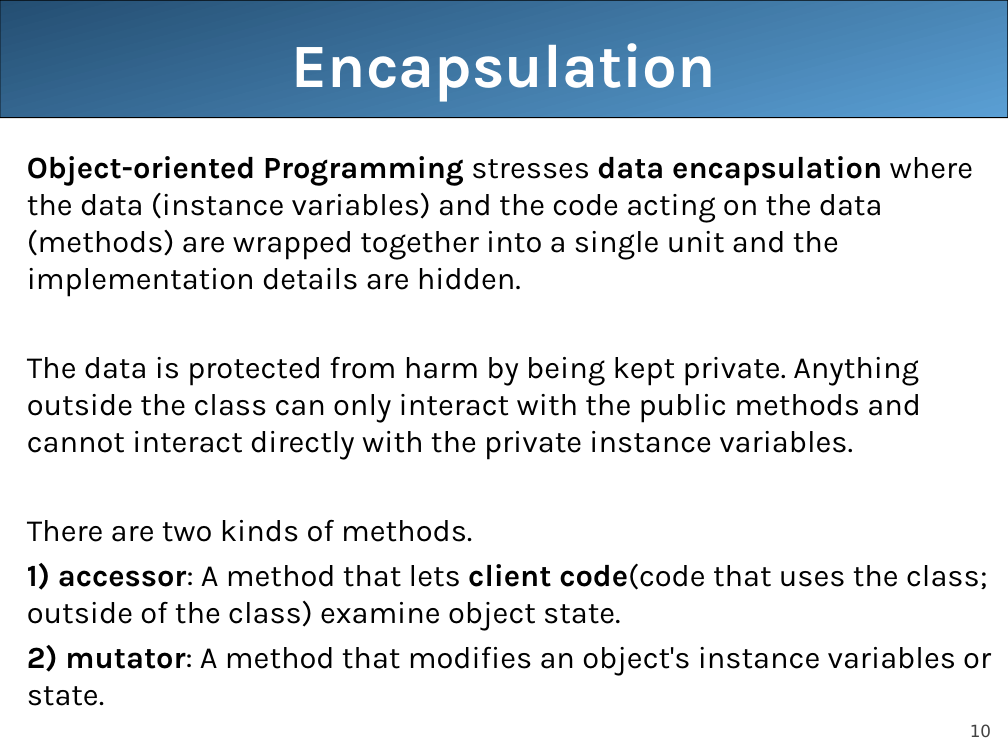
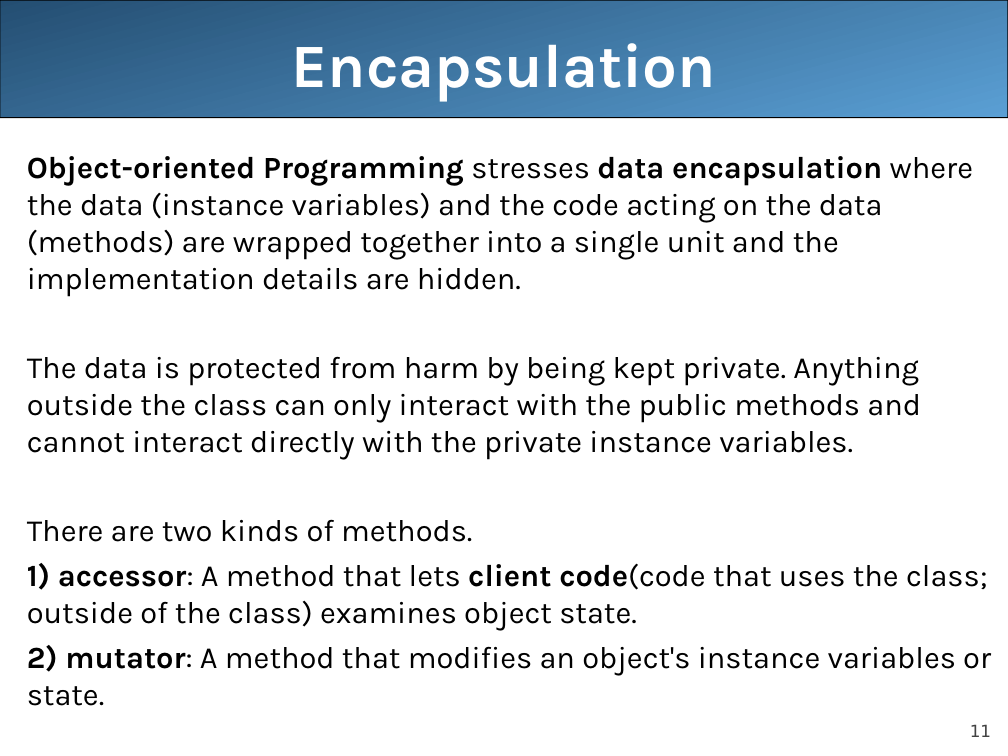
Before and after one commit to LongBaoNguyen/longbaonguyen.github.io, a slide deck: slide 11 of courses/apcsa/lecture13.ppt (slide 10 before the commit). Drawn at 1008x756 pixels with LibreOffice and Linux fonts; fonts in the diff are those of the drawing. Boxes give left, top, right and bottom in pixels: in the first picture for what was removed or moved away, otherwise in the second. Text is boxed around its words. In the diff, an @@ line names an element or a change of style, - is before the commit and + after.

```diff
--- a/courses/apcsa/lecture13.ppt
+++ b/courses/apcsa/lecture13.ppt
@@ text at bbox=[27, 563, 988, 631]: text changed @@
-1) accessor: A method that lets client code(code that uses the class; outside of the class) examine object state.
+1) accessor: A method that lets client code(code that uses the class; outside of the class) examines object state.
@@ page number at bbox=[970, 724, 991, 737]: text changed @@
-10
+11
```
Also in this commit, not shown: 12 other slides changed, 1 slide added, 2 other files.
